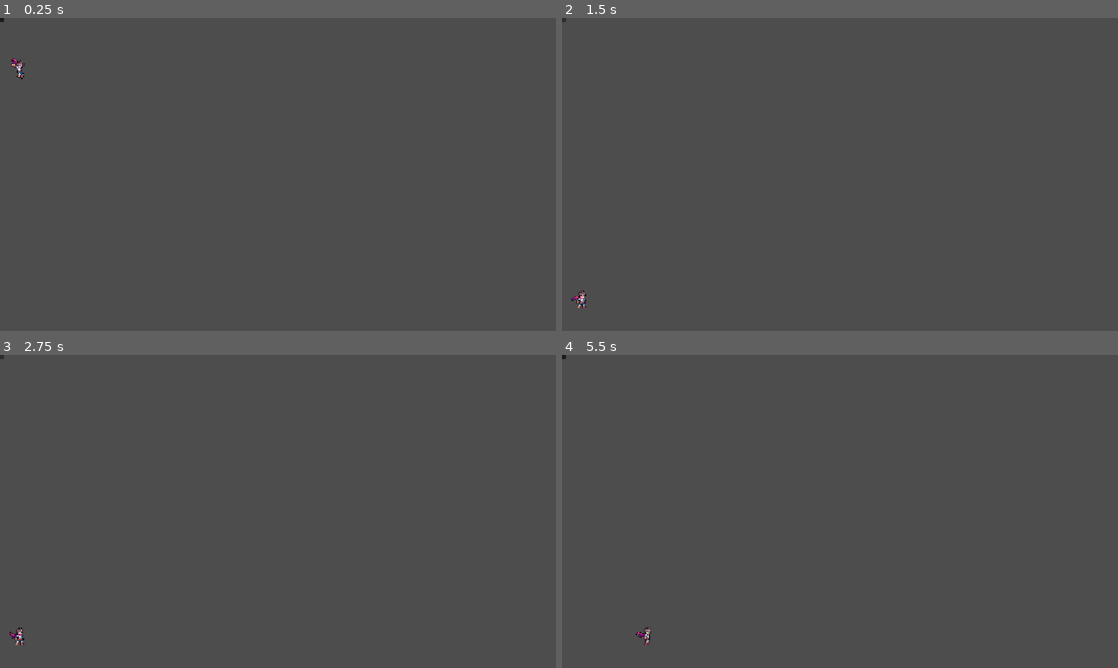
Above: before the commit, frames 1-4 (two rows, left to right).
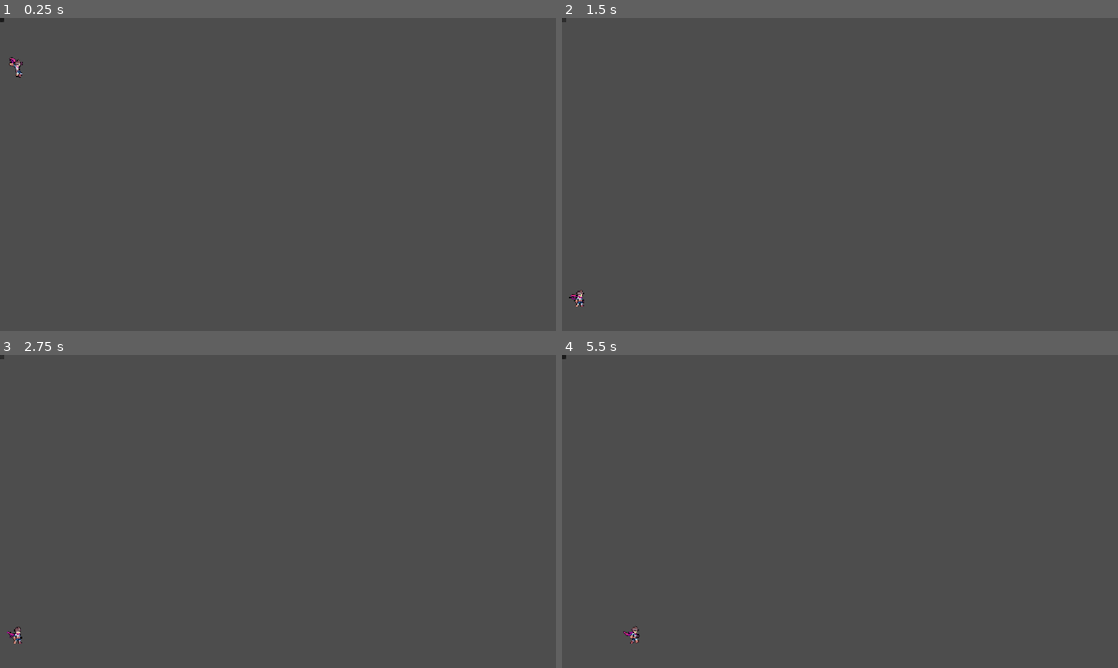
Above: after the commit, the same moments.

Repository: EmilianoCarb/HCIProyect
Game: Godot game, scene res://scenes/main/main.tscn
Same seed, same stepped clock (60 frames per second), same inputs: the game is played once before the commit and once after it.
Inputs (mouse positions are in pixels of both pictures, inside the frame that each line leads up to):
- Up to frame 1 (0.25 s): no input
- Up to frame 2 (1.5 s): click (562, 21) at 0.5 s; click (562, 21) at 1.25 s
- Up to frame 3 (2.75 s): click (0, 358) at 2 s
- Up to frame 4 (5.5 s): click (562, 358) at 2.75 s; click (562, 358) at 3.52 s; click (562, 358) at 4.27 s; move the mouse to (962, 495) at 5.02 s; hold Right (ui_right) from 5.03 s (still down); hold Shift (sprint, bound only before the commit) from 5.03 s (still down); click (962, 495) at 5.1 s

The runs differ from the first frame. In frame 1, 0.1% of the frame differs, in the area x 1-5%, y 12-20%; in frame 2, 0.1%; in frame 3, 0.1%; in frame 4, 0.1%, in the area x 11-16%, y 86-93%.

Commit message:
Update README and implement stamina system with attack animations
- Revised game description to reflect new gameplay mechanics.
- Added stamina management for sprinting and attacking in Player.gd.
- Introduced new attack animations and integrated them into the main scene.
- Updated project configuration and UI elements for better interaction.

Diff:
--- a/project.godot
+++ b/project.godot
@@ -20,19 +20,6 @@
 window/stretch/mode="canvas_items"
 window/stretch/aspect="expand"
 
-[input]
-
-sprint={
-"deadzone": 0.2,
-"events": [Object(InputEventKey,"resource_local_to_scene":false,"resource_name":"","device":-1,"window_id":0,"alt_pressed":false,"shift_pressed":false,"ctrl_pressed":false,"meta_pressed":false,"pressed":false,"keycode":0,"physical_keycode":4194325,"key_label":0,"unicode":0,"location":0,"echo":false,"script":null)
-]
-}
-attack={
-"deadzone": 0.2,
-"events": [Object(InputEventMouseButton,"resource_local_to_scene":false,"resource_name":"","device":-1,"window_id":0,"alt_pressed":false,"shift_pressed":false,"ctrl_pressed":false,"meta_pressed":false,"button_mask":1,"position":Vector2(508, 4),"global_position":Vector2(517, 52),"factor":1.0,"button_index":1,"canceled":false,"pressed":true,"double_click":false,"script":null)
-]
-}
-
 [physics]
 
 3d/physics_engine="Jolt Physics"
--- a/scenes/main/main.tscn
+++ b/scenes/main/main.tscn
@@ -2,10 +2,41 @@
 
 [ext_resource type="Script" uid="uid://cfmkc3w7xsy1h" path="res://scripts/Player.gd" id="1_hyk8p"]
 [ext_resource type="Texture2D" uid="uid://cvqcfanrp6t8" path="res://assets/sprites/player/fall/male_hero-fall.png" id="2_ow5a4"]
+[ext_resource type="Texture2D" uid="uid://ct17q58f506rb" path="res://assets/sprites/player/attack/male_hero-combo_1.png" id="2_yyfjg"]
+[ext_resource type="Texture2D" uid="uid://crkcntx47uvo7" path="res://assets/sprites/player/attack/male_hero-combo_1_end.png" id="3_b1x3f"]
 [ext_resource type="Texture2D" uid="uid://swhctn74oe3e" path="res://assets/sprites/player/fall/male_hero-fall_loop.png" id="3_hujxm"]
 [ext_resource type="Texture2D" uid="uid://5myvivuulrcd" path="res://assets/sprites/player/idle/male_hero-idle.png" id="4_yyfjg"]
 [ext_resource type="Texture2D" uid="uid://drqdv1fc012gt" path="res://assets/sprites/player/run/male_hero-run.png" id="5_b1x3f"]
 [ext_resource type="Texture2D" uid="uid://cy06aa2eys20l" path="res://assets/sprites/player/walk/male_hero-walk.png" id="6_a8run"]
+[ext_resource type="Texture2D" uid="uid://cf62rkdponhi0" path="res://assets/sprites/player/jump/male_hero-jump.png" id="7_b1x3f"]
+
+[sub_resource type="AtlasTexture" id="AtlasTexture_a8run"]
+atlas = ExtResource("2_yyfjg")
+region = Rect2(0, 0, 128, 128)
+
+[sub_resource type="AtlasTexture" id="AtlasTexture_wcrab"]
+atlas = ExtResource("2_yyfjg")
+region = Rect2(128, 0, 128, 128)
+
+[sub_resource type="AtlasTexture" id="AtlasTexture_gohbf"]
+atlas = ExtResource("2_yyfjg")
+region = Rect2(256, 0, 128, 128)
+
+[sub_resource type="AtlasTexture" id="AtlasTexture_jucdw"]
+atlas = ExtResource("3_b1x3f")
+region = Rect2(0, 0, 128, 128)
+
+[sub_resource type="AtlasTexture" id="AtlasTexture_6miv3"]
+atlas = ExtResource("3_b1x3f")
+region = Rect2(128, 0, 128, 128)
+
+[sub_resource type="AtlasTexture" id="AtlasTexture_yisfj"]
+atlas = ExtResource("3_b1x3f")
+region = Rect2(256, 0, 128, 128)
+
+[sub_resource type="AtlasTexture" id="AtlasTexture_ftp6y"]
+atlas = ExtResource("3_b1x3f")
+region = Rect2(384, 0, 128, 128)
 
 [sub_resource type="AtlasTexture" id="AtlasTexture_ouso4"]
 atlas = ExtResource("2_ow5a4")
@@ -75,6 +106,30 @@
 atlas = ExtResource("4_yyfjg")
 region = Rect2(1152, 0, 128, 128)
 
+[sub_resource type="AtlasTexture" id="AtlasTexture_pd34m"]
+atlas = ExtResource("7_b1x3f")
+region = Rect2(0, 0, 128, 128)
+
+[sub_resource type="AtlasTexture" id="AtlasTexture_qjyke"]
+atlas = ExtResource("7_b1x3f")
+region = Rect2(128, 0, 128, 128)
+
+[sub_resource type="AtlasTexture" id="AtlasTexture_o8kno"]
+atlas = ExtResource("7_b1x3f")
+region = Rect2(256, 0, 128, 128)
+
+[sub_resource type="AtlasTexture" id="AtlasTexture_7ahn0"]
+atlas = ExtResource("7_b1x3f")
+region = Rect2(384, 0, 128, 128)
+
+[sub_resource type="AtlasTexture" id="AtlasTexture_vyrcm"]
+atlas = ExtResource("7_b1x3f")
+region = Rect2(512, 0, 128, 128)
+
+[sub_resource type="AtlasTexture" id="AtlasTexture_3ql0k"]
+atlas = ExtResource("7_b1x3f")
+region = Rect2(640, 0, 128, 128)
+
 [sub_resource type="AtlasTexture" id="AtlasTexture_62atk"]
 atlas = ExtResource("5_b1x3f")
 region = Rect2(0, 0, 128, 128)
@@ -157,10 +212,36 @@
 
 [sub_resource type="SpriteFrames" id="SpriteFrames_l3cfh"]
 animations = [{
-"frames": [],
-"loop": 1,
-"name": &"default",
-"speed": 5.0
+"frames": [{
+"duration": 1.0,
+"texture": SubResource("AtlasTexture_a8run")
+}, {
+"duration": 1.0,
+"texture": SubResource("AtlasTexture_wcrab")
+}, {
+"duration": 1.0,
+"texture": SubResource("AtlasTexture_gohbf")
+}],
+"loop": 0,
+"name": &"combo_1",
+"speed": 20.0
+}, {
+"frames": [{
+"duration": 1.0,
+"texture": SubResource("AtlasTexture_jucdw")
+}, {
+"duration": 1.0,
+"texture": SubResource("AtlasTexture_6miv3")
+}, {
+"duration": 1.0,
+"texture": SubResource("AtlasTexture_yisfj")
+}, {
+"duration": 1.0,
+"texture": SubResource("AtlasTexture_ftp6y")
+}],
+"loop": 0,
+"name": &"combo_1_end",
+"speed": 24.0
 }, {
 "frames": [{
 "duration": 1.0,
@@ -177,7 +258,7 @@
 }],
 "loop": 1,
 "name": &"fall",
-"speed": 5.0
+"speed": 4.0
 }, {
 "frames": [{
 "duration": 1.0,
@@ -191,7 +272,7 @@
 }],
 "loop": 1,
 "name": &"fall_loop",
-"speed": 5.0
+"speed": 3.0
 }, {
 "frames": [{
 "duration": 1.0,
@@ -224,8 +305,31 @@
 "duration": 1.0,
 "texture": SubResource("AtlasTexture_0bhws")
 }],
+"loop": 0,
+"name": &"idle",
+"speed": 10.0
+}, {
+"frames": [{
+"duration": 1.0,
+"texture": SubResource("AtlasTexture_pd34m")
+}, {
+"duration": 1.0,
+"texture": SubResource("AtlasTexture_qjyke")
+}, {
+"duration": 1.0,
+"texture": SubResource("AtlasTexture_o8kno")
+}, {
+"duration": 1.0,
+"texture": SubResource("AtlasTexture_7ahn0")
+}, {
+"duration": 1.0,
+"texture": SubResource("AtlasTexture_vyrcm")
+}, {
+"duration": 1.0,
+"texture": SubResource("AtlasTexture_3ql0k")
+}],
 "loop": 1,
-"name": &"idle",
+"name": &"jump",
 "speed": 5.0
 }, {
 "frames": [{
@@ -261,7 +365,7 @@
 }],
 "loop": 1,
 "name": &"run",
-"speed": 5.0
+"speed": 10.0
 }, {
 "frames": [{
 "duration": 1.0,
@@ -294,9 +398,9 @@
 "duration": 1.0,
 "texture": SubResource("AtlasTexture_f4j1x")
 }],
-"loop": 1,
+"loop": 0,
 "name": &"walk",
-"speed": 5.0
+"speed": 10.0
 }]
 
 [node name="Main" type="Node2D" unique_id=2021888728]
@@ -310,23 +414,56 @@
 [node name="AudioBump" type="AudioStreamPlayer" parent="Player" unique_id=31944095]
 
 [node name="AnimatedSprite2D" type="AnimatedSprite2D" parent="Player" unique_id=1388914072]
+position = Vector2(-4, -2)
 sprite_frames = SubResource("SpriteFrames_l3cfh")
-animation = &"walk"
+animation = &"combo_1"
+
+[node name="StaminaBar" type="ProgressBar" parent="Player" unique_id=878462334]
+custom_minimum_size = Vector2(128, 24)
+custom_maximum_size = Vector2(200, 24)
+anchors_preset = -1
+anchor_left = 0.5
+anchor_right = 0.5
+offset_left = -50.0
+offset_top = -90.0
+offset_right = 78.0
+offset_bottom = -66.0
+grow_horizontal = 2
 
 [node name="UI" type="CanvasLayer" parent="." unique_id=295922570]
 
-[node name="BotonArriba" type="Button" parent="UI" unique_id=1281554785]
-offset_right = 8.0
-offset_bottom = 8.0
-
-[node name="BotonAbajo" type="Button" parent="UI" unique_id=1483443986]
-offset_right = 8.0
-offset_bottom = 8.0
-
-[node name="BotonIzquierda" type="Button" parent="UI" unique_id=2139120946]
-offset_right = 8.0
-offset_bottom = 8.0
-
-[node name="BotonDerecha" type="Button" parent="UI" unique_id=1171919105]
-offset_right = 8.0
-offset_bottom = 8.0
+[node name="Control" type="Control" parent="UI" unique_id=730796767]
+layout_mode = 3
+anchors_preset = 0
+offset_right = 40.0
+offset_bottom = 40.0
+
+[node name="BotonArriba" type="Button" parent="UI/Control" unique_id=1281554785]
+layout_mode = 0
+offset_right = 8.0
+offset_bottom = 8.0
+
+[node name="BotonAbajo" type="Button" parent="UI/Control" unique_id=1483443986]
+layout_mode = 0
+offset_right = 8.0
+offset_bottom = 8.0
+
+[node name="BotonIzquierda" type="Button" parent="UI/Control" unique_id=2139120946]
+layout_mode = 0
+offset_right = 8.0
+offset_bottom = 8.0
+
+[node name="BotonDerecha" type="Button" parent="UI/Control" unique_id=1171919105]
+layout_mode = 0
+offset_right = 8.0
+offset_bottom = 8.0
+
+[node name="BotonSprint" type="Button" parent="UI/Control" unique_id=1887287070]
+layout_mode = 0
+offset_right = 8.0
+offset_bottom = 8.0
+
+[node name="BotonAtaque" type="Button" parent="UI/Control" unique_id=934177053]
+layout_mode = 0
+offset_right = 8.0
+offset_bottom = 8.0
--- a/scripts/Player.gd
+++ b/scripts/Player.gd
@@ -1,9 +1,24 @@
 extends CharacterBody2D
 
 # --- Movimiento ---
-@export var speed: float = 300.0
+@export var speed: float = 250.0
+@export var sprint_speed: float = 450.0
 @export var jump_force: float = -600.0
 @export var gravity: float = 1500.0
+
+# --- Estamina ---
+@export var max_stamina: float = 100.0
+@export var sprint_cost_per_sec: float = 25.0
+@export var attack_cost: float = 20.0
+@export var stamina_regen_per_sec: float = 15.0
+@export var regen_delay: float = 0.5
+
+var stamina: float
+var time_since_use: float = 0.0
+var is_sprinting: bool = false
+var is_attacking: bool = false
+
+signal stamina_changed(current: float, max: float)
 
 # --- Sonidos ---
 @export var move_sound: AudioStream
@@ -13,24 +28,61 @@
 @onready var audio_move: AudioStreamPlayer = $AudioMove
 @onready var audio_bump: AudioStreamPlayer = $AudioBump
 @onready var sprite: AnimatedSprite2D = $AnimatedSprite2D
+@onready var stamina_bar: ProgressBar = $StaminaBar
 
 var screen_size: Vector2
-var half_height: float = 64.0 # 128px de alto / 2
-var half_width: float = 40.0  # ajusta según el "cuerpo" real del sprite (no todo el frame suele estar ocupado)
+var half_height: float = 64.0
+var half_width: float = 40.0
 
 # --- Input alternativo desde botones UI ---
 var ui_left_pressed: bool = false
 var ui_right_pressed: bool = false
 var ui_jump_requested: bool = false
+var ui_sprint_pressed: bool = false
+
+# --- Input de trackpad (intensidad analógica) ---
+var trackpad_sprint_intensity: float = 0.0
+var trackpad_direction: float = 0.0
+var trackpad_active_timer: float = 0.0
+@export var trackpad_active_duration: float = 0.15
+
 
 func _ready() -> void:
 	audio_move.stream = move_sound
 	audio_bump.stream = bump_sound
 	screen_size = get_viewport_rect().size
+	stamina = max_stamina
 	sprite.play("idle")
+	sprite.animation_finished.connect(_on_animation_finished)
+
+	stamina_bar.min_value = 0
+	stamina_bar.max_value = max_stamina
+	stamina_bar.value = stamina
+	stamina_bar.top_level = true # ignora rotación/escala del Player, solo sigue posición
+	stamina_changed.connect(_on_stamina_changed)
+	_update_stamina_bar_visibility()
+
+
+func _input(event: InputEvent) -> void:
+	if event is InputEventPanGesture:
+		var pan: InputEventPanGesture = event
+		trackpad_direction = clamp(pan.delta.x, -1.0, 1.0)
+		trackpad_sprint_intensity = clamp(abs(pan.delta.x) * 3.0, 0.0, 2.0)
+		trackpad_active_timer = trackpad_active_duration
+
+		if pan.delta.y < -0.4:
+			press_jump()
+
 
 func _physics_process(delta: float) -> void:
 	var on_floor: bool = position.y >= screen_size.y - half_height
+
+	# --- Timer del trackpad ---
+	if trackpad_active_timer > 0.0:
+		trackpad_active_timer -= delta
+	else:
+		trackpad_direction = 0.0
+		trackpad_sprint_intensity = 0.0
 
 	# --- Gravedad ---
 	if not on_floor:
@@ -38,32 +90,73 @@
 	else:
 		velocity.y = 0
 
-	# --- Movimiento horizontal (teclado + botones UI) ---
+	# --- Dirección horizontal (teclado + botones UI + trackpad) ---
 	var direction: float = 0.0
 	if Input.is_action_pressed("ui_left") or ui_left_pressed:
 		direction -= 1.0
 	if Input.is_action_pressed("ui_right") or ui_right_pressed:
 		direction += 1.0
-
-	velocity.x = direction * speed
-
-	# --- Salto (teclado + botón UI) ---
+	if trackpad_direction != 0.0:
+		direction = trackpad_direction
+
+	# --- Intento de sprint ---
+	var wants_sprint: bool = Input.is_action_pressed("sprint") or ui_sprint_pressed or trackpad_sprint_intensity > 0.1
+	var sprint_intensity: float = 1.0 if (Input.is_action_pressed("sprint") or ui_sprint_pressed) else trackpad_sprint_intensity
+
+	is_sprinting = wants_sprint and direction != 0.0 and stamina > 0.0
+
+	var current_speed: float = sprint_speed if is_sprinting else speed
+	velocity.x = direction * current_speed
+
+	# --- Estamina: gasto/regen ---
+	if is_sprinting:
+		stamina -= sprint_cost_per_sec * sprint_intensity * delta
+		time_since_use = 0.0
+	else:
+		time_since_use += delta
+		if time_since_use >= regen_delay:
+			stamina += stamina_regen_per_sec * delta
+
+	stamina = clamp(stamina, 0.0, max_stamina)
+	stamina_changed.emit(stamina, max_stamina)
+
+	# --- Salto ---
 	var wants_jump: bool = Input.is_action_just_pressed("ui_up") or ui_jump_requested
 	ui_jump_requested = false
-
 	if wants_jump and on_floor:
 		velocity.y = jump_force
 		_play_move()
 
+	# --- Ataque ---
+	if Input.is_action_just_pressed("attack") and not is_attacking:
+		try_attack()
+
 	move_and_slide()
 	_clamp_to_screen()
 	_update_animation(direction, on_floor)
+	_update_stamina_bar_position()
+
+
+func try_attack() -> bool:
+	if stamina >= attack_cost and not is_attacking:
+		stamina -= attack_cost
+		time_since_use = 0.0
+		is_attacking = true
+		sprite.play("combo_1")
+		return true
+	return false
+
+
+func _on_animation_finished() -> void:
+	if sprite.animation == "combo_1":
+		sprite.play("combo_1_end")
+	elif sprite.animation == "combo_1_end":
+		is_attacking = false
 
 
 func _clamp_to_screen() -> void:
 	var clamped_x: float = clamp(position.x, half_width, screen_size.x - half_width)
 	var clamped_y: float = clamp(position.y, half_height, screen_size.y - half_height)
-
 	var hit_edge: bool = clamped_x != position.x or clamped_y != position.y
 
 	position.x = clamped_x
@@ -75,7 +168,11 @@
 	if hit_edge:
 		_play_bump()
 
+
 func _update_animation(direction: float, on_floor: bool) -> void:
+	if is_attacking:
+		return
+
 	if not on_floor:
 		if velocity.y < 0:
 			sprite.play("jump")
@@ -85,7 +182,7 @@
 			elif sprite.animation == "fall" and sprite.frame == sprite.sprite_frames.get_frame_count("fall") - 1:
 				sprite.play("fall_loop")
 	elif direction != 0.0:
-		sprite.play("walk")
+		sprite.play("run" if is_sprinting else "walk")
 		sprite.flip_h = direction < 0
 	else:
 		sprite.play("idle")
@@ -100,18 +197,33 @@
 		audio_bump.play()
 
 
+# --- Barra de estamina flotante ---
+func _on_stamina_changed(current: float, _max_value: float) -> void:
+	stamina_bar.value = current
+	_update_stamina_bar_visibility()
+
+
+func _update_stamina_bar_visibility() -> void:
+	stamina_bar.visible = stamina < max_stamina
+
+
+func _update_stamina_bar_position() -> void:
+	# como es top_level, hay que posicionarla manual en coordenadas globales
+	stamina_bar.global_position = global_position + Vector2(-stamina_bar.size.x / 2, -90)
+
+
 # --- Funciones llamadas por los botones de la UI ---
 func press_left() -> void:
 	ui_left_pressed = true
-
 func release_left() -> void:
 	ui_left_pressed = false
-
 func press_right() -> void:
 	ui_right_pressed = true
-
 func release_right() -> void:
 	ui_right_pressed = false
-
 func press_jump() -> void:
 	ui_jump_requested = true
+func press_sprint() -> void:
+	ui_sprint_pressed = true
+func release_sprint() -> void:
+	ui_sprint_pressed = false
Binary file added: assets/sprites/player/attack/male_hero-combo_1.png
Not shown, added: assets/sprites/player/attack/male_hero-combo_1.png.import
Binary file added: assets/sprites/player/attack/male_hero-combo_1_end.png
Not shown, added: assets/sprites/player/attack/male_hero-combo_1_end.png.import
Empty file added: scenes/main/ui.gd
Not shown, added: scenes/main/ui.gd.uid
Not shown, changed: README.md
